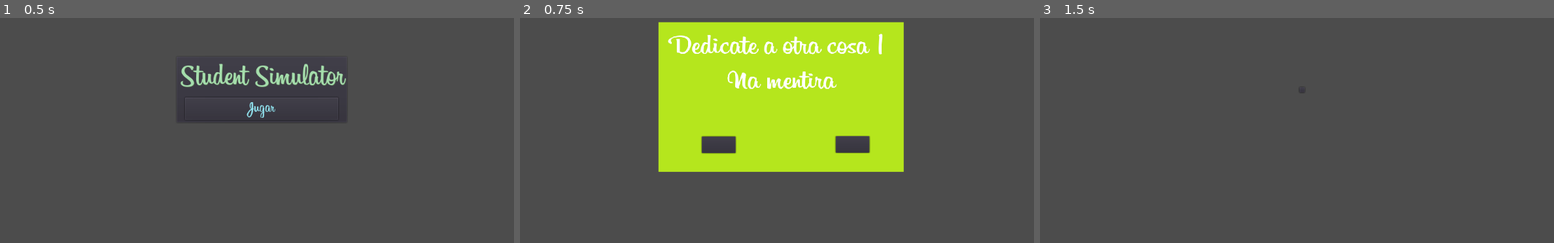
Above: before the commit, frames 1-3 (left to right).
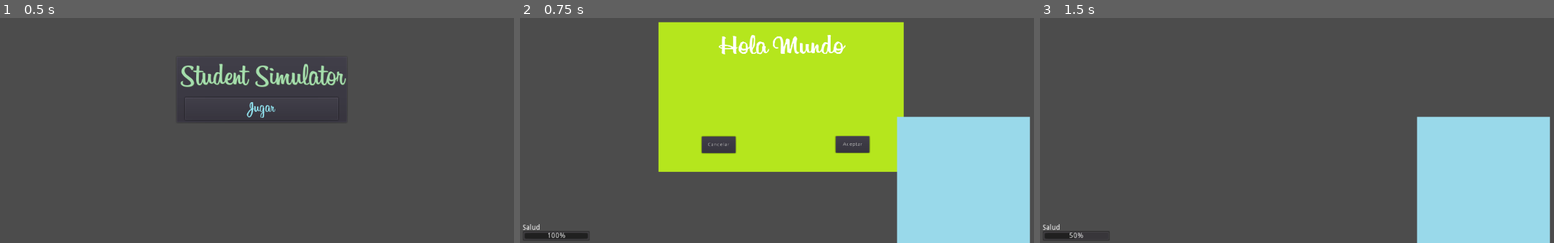
Above: after the commit, the same moments.

Repository: TraumaGames/StudentSimulator-TraumaGames
Game: Godot game, scene res://Main.tscn
Same seed, same stepped clock (60 frames per second), same inputs: the game is played once before the commit and once after it.
Inputs (mouse positions are in pixels of both pictures, inside the frame that each line leads up to):
- Up to frame 1 (0.5 s): no input
- Up to frame 2 (0.75 s): click "Jugar" at 0.5 s
- Up to frame 3 (1.5 s): click (1374, 144) at 1.25 s

Frame 1 is identical in both runs. In frame 2, 17% of the frame differs, in the area x 0-100%, y 6-100%; in frame 3, 15%.
Error before the commit: Invalid call. Nonexistent function 'emit_signal' in base 'Nil'. (res://Entities/Card/Card.gd:27)

Commit message:
Se refactorizó

Diff:
--- a/Entities/Card/Card.gd
+++ b/Entities/Card/Card.gd
@@ -1,31 +1,25 @@
 extends Sprite
+class_name Card
 
-signal update_values
+signal close_card
 
 onready var label: Label = $Text
 onready var buttonAccept: Button = $Accept
 onready var buttonCancel: Button = $Cancel
 var stats_update_accept = {}
 var stats_update_cancel = {}
-var player: Player
 
-func initialize(player: Player):
-	self.player = player
-
-func _update_values(text, textAccept, textCancel, stats_accept, stats_cancel):
+func update_values(text, textAccept, textCancel, stats_accept, stats_cancel):
 	label.text = text
 	buttonAccept.text = textAccept
 	buttonCancel.text = textCancel
 	stats_update_accept = stats_accept
 	stats_update_cancel = stats_cancel
 
-func _on_Card_update_values(text, textAccept, textCancel, stats_accept, stats_cancel):
-	 _update_values(text, textAccept, textCancel, stats_accept, stats_cancel)
-
 func _on_Accept_pressed():
 	self.hide()
-	player.emit_signal("update_stats", stats_update_accept)
+	emit_signal("close_card", stats_update_accept)
 
 func _on_Cancel_pressed():
 	self.hide()
-	player.emit_signal("update_stats", stats_update_cancel)
+	emit_signal("close_card", stats_update_cancel)
--- a/Entities/Card/Card.tscn
+++ b/Entities/Card/Card.tscn
@@ -45,6 +45,5 @@
 "_edit_use_anchors_": false
 }
 
-[connection signal="update_values" from="." to="." method="_on_Card_update_values"]
 [connection signal="pressed" from="Accept" to="." method="_on_Accept_pressed"]
 [connection signal="pressed" from="Cancel" to="." method="_on_Cancel_pressed"]
--- a/Entities/HUD/HUD.gd
+++ b/Entities/HUD/HUD.gd
@@ -1,8 +1,16 @@
 extends CanvasLayer
 
+signal start_game
+
+onready var hud_container: Node = $CenterContainer
 
 func _ready():
-	$CenterContainer/PanelContainer/VBoxContainer.set_container(self)
+	pass
 	#$CenterContainer/PanelContainer/VBoxContainer/Card.initialize($CenterContainer/PanelContainer/VBoxContainer/Player)
 	#$CenterContainer/PanelContainer/VBoxContainer/Player.initialize($StatBarsManager)
 	#$CenterContainer/PanelContainer/VBoxContainer/Card.emit_signal("update_values", "Hola mundo", "Aceptar", "Rechazar", {"Salud": -50}, {"Salud": -10})
+
+
+func _on_StartButton_pressed():
+	hud_container.hide()
+	emit_signal("start_game")
--- a/Entities/HUD/HUD.tscn
+++ b/Entities/HUD/HUD.tscn
@@ -1,10 +1,8 @@
-[gd_scene load_steps=7 format=2]
+[gd_scene load_steps=5 format=2]
 
 [ext_resource path="res://Entities/MenuButton/MenuButton.tscn" type="PackedScene" id=1]
 [ext_resource path="res://assets/fonts/Billabong-font.ttf" type="DynamicFontData" id=2]
 [ext_resource path="res://Entities/HUD/HUD.gd" type="Script" id=3]
-[ext_resource path="res://Entities/HUD/Inicio.gd" type="Script" id=4]
-[ext_resource path="res://Entities/Card/Card.tscn" type="PackedScene" id=5]
 
 [sub_resource type="DynamicFont" id=1]
 size = 60
@@ -38,8 +36,6 @@
 margin_bottom = 126.0
 size_flags_horizontal = 4
 custom_constants/separation = 0
-script = ExtResource( 4 )
-scene = ExtResource( 5 )
 
 [node name="TitleLabel" type="Label" parent="CenterContainer/PanelContainer/VBoxContainer"]
 margin_right = 327.0
@@ -62,4 +58,4 @@
 margin_bottom = 44.0
 text = "Jugar"
 
-[connection signal="pressed" from="CenterContainer/PanelContainer/VBoxContainer/Buttons/StartButton" to="CenterContainer/PanelContainer/VBoxContainer" method="_on_StartButton_pressed"]
+[connection signal="pressed" from="CenterContainer/PanelContainer/VBoxContainer/Buttons/StartButton" to="." method="_on_StartButton_pressed"]
--- a/Entities/HUD/Inicio.gd
+++ /dev/null
@@ -1,13 +0,0 @@
-extends VBoxContainer
-
-export var scene :PackedScene
-
-var container
-
-func set_container(container):
-	self.container=container
-
-func _on_StartButton_pressed():
-	var sc=scene.instance()
-	container.add_child(sc)
-	self.hide()
--- a/Entities/Player/Player.gd
+++ b/Entities/Player/Player.gd
@@ -1,7 +1,7 @@
 extends Sprite
 class_name Player
 
-signal update_stats
+signal stats_change
 
 var statBarsManager
 
@@ -9,11 +9,11 @@
 
 func initialize(statBarsManager):
 	self.statBarsManager = statBarsManager
-	statBarsManager.emit_signal("update_bars", stats)
+	emit_signal("stats_change", stats)
 
-func _on_Player_update_stats(stats_update):
+func update_stats(stats_update):
 	var new_stats = {}
 	for stat in stats.keys():
 		new_stats[stat] = stats[stat] + stats_update[stat]
 	stats = new_stats
-	statBarsManager.emit_signal("update_bars", stats)
+	emit_signal("stats_change", stats)
--- a/Entities/Player/Player.tscn
+++ b/Entities/Player/Player.tscn
@@ -6,5 +6,3 @@
 [node name="Player" type="Sprite"]
 texture = ExtResource( 1 )
 script = ExtResource( 2 )
-
-[connection signal="update_stats" from="." to="." method="_on_Player_update_stats"]
--- a/Entities/StatBarsManager/StatBarsManager.gd
+++ b/Entities/StatBarsManager/StatBarsManager.gd
@@ -1,9 +1,8 @@
 extends Control
-
-signal update_bars
+class_name StatBarsManager
 
 onready var statBars = {"Salud": $HealthBar}
 
-func _on_StatBarsManager_update_bars(stats):
+func update_stats(stats):
 	for stat in stats.keys():
 		statBars[stat].value = stats[stat]
--- a/Entities/StatBarsManager/StatBarsManager.tscn
+++ b/Entities/StatBarsManager/StatBarsManager.tscn
@@ -5,11 +5,6 @@
 
 [node name="StatBarsManager" type="Control"]
 script = ExtResource( 1 )
-__meta__ = {
-"_edit_use_anchors_": false
-}
 
 [node name="HealthBar" parent="." instance=ExtResource( 2 )]
 bar_name = "Salud"
-
-[connection signal="update_bars" from="." to="." method="_on_StatBarsManager_update_bars"]
--- /dev/null
+++ b/Main.gd
@@ -0,0 +1,20 @@
+extends Node
+
+onready var card: Card = $Card
+onready var player: Player = $Player
+onready var stat_bars_manager: StatBarsManager = $StatBarsManager
+
+func _ready():
+	player.initialize(stat_bars_manager)
+
+func _on_HUD_start_game():
+	card.update_values("Hola Mundo", "Aceptar", "Cancelar", {"Salud":-50}, {"Salud": -10})
+	card.show()
+	player.show()
+	stat_bars_manager.show()
+
+func _on_Card_close_card(stats_update):
+	player.update_stats(stats_update)
+
+func _on_Player_stats_change(stats):
+	stat_bars_manager.update_stats(stats)
--- a/Main.tscn
+++ b/Main.tscn
@@ -1,7 +1,30 @@
-[gd_scene load_steps=2 format=2]
+[gd_scene load_steps=6 format=2]
 
 [ext_resource path="res://Entities/HUD/HUD.tscn" type="PackedScene" id=1]
+[ext_resource path="res://Entities/Card/Card.tscn" type="PackedScene" id=2]
+[ext_resource path="res://Main.gd" type="Script" id=3]
+[ext_resource path="res://Entities/Player/Player.tscn" type="PackedScene" id=4]
+[ext_resource path="res://Entities/StatBarsManager/StatBarsManager.tscn" type="PackedScene" id=5]
 
 [node name="Main" type="Node"]
+script = ExtResource( 3 )
 
 [node name="HUD" parent="." instance=ExtResource( 1 )]
+
+[node name="Card" parent="." instance=ExtResource( 2 )]
+visible = false
+
+[node name="Player" parent="." instance=ExtResource( 4 )]
+visible = false
+position = Vector2( 867.735, 536.321 )
+
+[node name="StatBarsManager" parent="." instance=ExtResource( 5 )]
+visible = false
+margin_left = 5.3454
+margin_top = 563.048
+margin_right = 5.3454
+margin_bottom = 563.048
+
+[connection signal="start_game" from="HUD" to="." method="_on_HUD_start_game"]
+[connection signal="close_card" from="Card" to="." method="_on_Card_close_card"]
+[connection signal="stats_change" from="Player" to="." method="_on_Player_stats_change"]
--- a/project.godot
+++ b/project.godot
@@ -10,12 +10,24 @@
 
 _global_script_classes=[ {
 "base": "Sprite",
+"class": "Card",
+"language": "GDScript",
+"path": "res://Entities/Card/Card.gd"
+}, {
+"base": "Sprite",
 "class": "Player",
 "language": "GDScript",
 "path": "res://Entities/Player/Player.gd"
+}, {
+"base": "Control",
+"class": "StatBarsManager",
+"language": "GDScript",
+"path": "res://Entities/StatBarsManager/StatBarsManager.gd"
 } ]
 _global_script_class_icons={
-"Player": ""
+"Card": "",
+"Player": "",
+"StatBarsManager": ""
 }
 
 [application]
